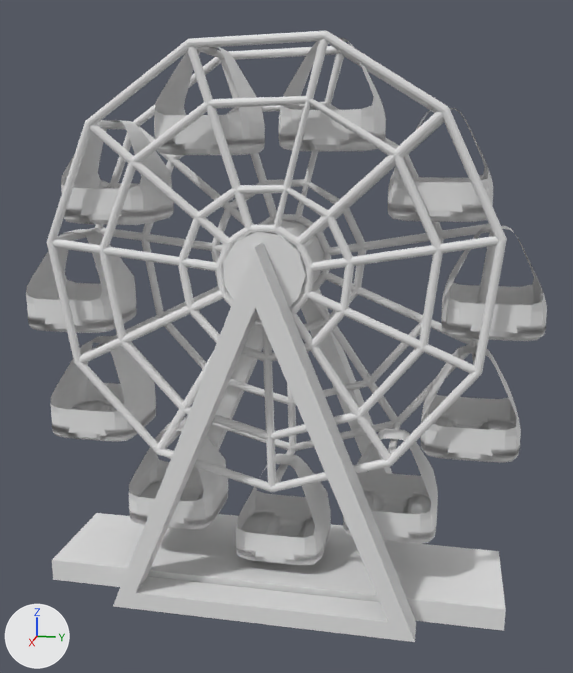
The FBX model 3D Models/fbx/ferris wheel.fbx: old version first, new version second.
Before and after are seen from a 50 mm lens placed at (0.873, 0.138, 0.212), pointed at (0.083, -0.019, 0.015). The lights are fixed; the arrows at lower left show +X, +Y and +Z. The older version comes first. Where no turn or scale is listed for an object, it has been applied to the vertices.

In view in the first picture: 'Chair.001', 'Chair.002', 'Chair.003', 'Chair.004', 'Chair.005', 'Chair.006', 'Chair.007', 'Chair.008', 'Chair.009', 'Chair.010', 'Chair.011', 'Cube', 'Cylinder', 'Plane', 'Plane.001' and 1 more.
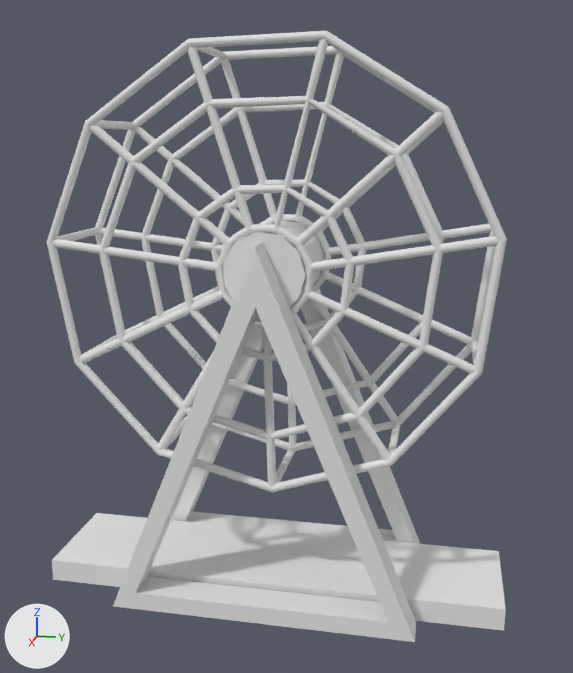
Commit message: fix ferris wheel

What differs and where, as boxes (x1, y1, x2, y2) in the pictures (573 x 673 px):
'Chair.005', deleted
    before: (235, 454, 331, 566)
'Chair.003', deleted
    before: (51, 336, 156, 442)
'Chair.008', deleted
    before: (420, 346, 521, 463)
'Chair.002', deleted
    before: (26, 229, 137, 333)
'Chair.006', deleted
    before: (154, 47, 265, 155)
'Chair.001', deleted
    before: (61, 120, 173, 225)
'Chair.007', deleted
    before: (343, 429, 438, 544)
'Chair.009', deleted
    before: (441, 226, 547, 341)
'Chair.004', deleted
    before: (129, 421, 228, 529)
'Chair.011', deleted
    before: (279, 37, 386, 151)
'Chair.010', deleted
    before: (388, 108, 493, 222)

The change in detail:
Object 'Chair.008' (ob_chair_008) is deleted.
Object 'Chair.010' (ob_chair_010) is deleted.
Object 'Chair.006' (ob_chair_006) is deleted.
Object 'Chair.009' (ob_chair_009) is deleted.
Object 'Chair.002' (ob_chair_002) is deleted.
Object 'Chair.004' (ob_chair_004) is deleted.
Object 'Chair.003' (ob_chair_003) is deleted.
Object 'Chair.007' (ob_chair_007) is deleted.
Object 'Chair.001' (ob_chair_001) is deleted.
Object 'Chair.011' (ob_chair_011) is deleted.
Object 'Chair.005' (ob_chair_005) is deleted.
